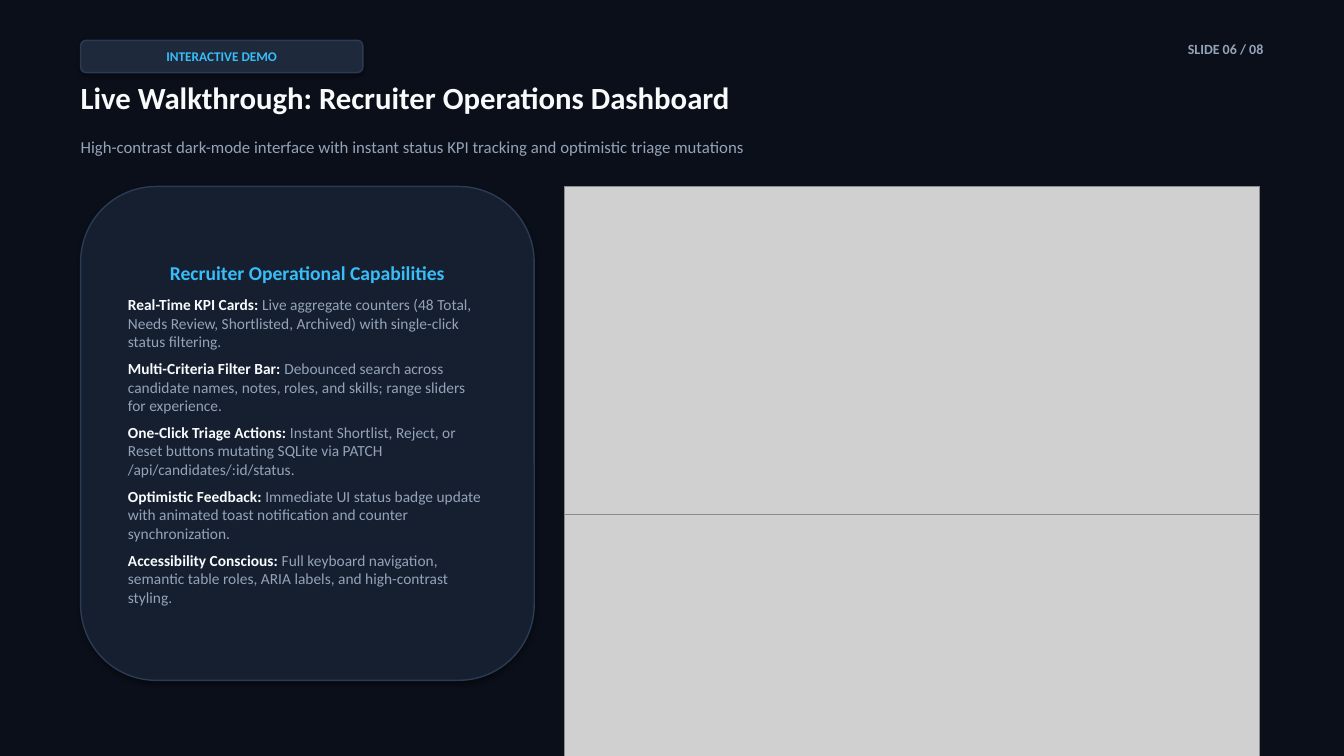
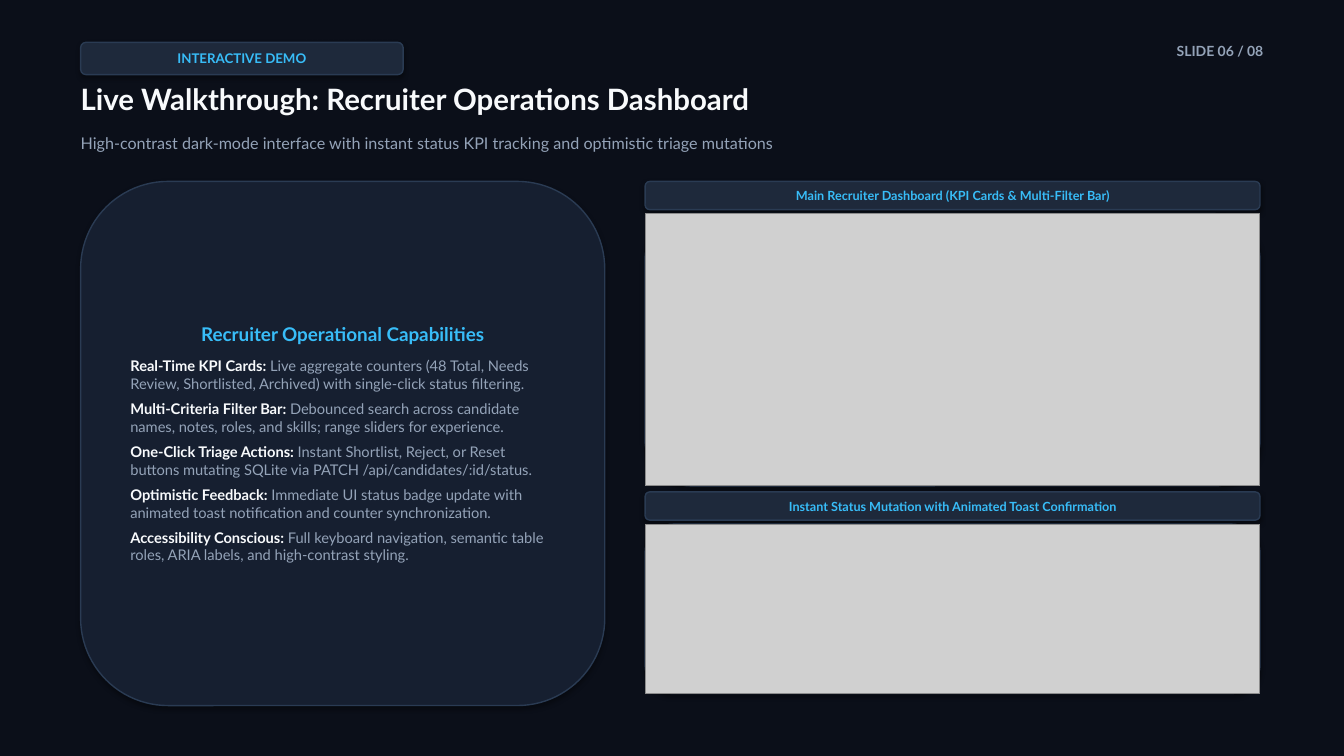
Before and after one commit to Gowtham20065/gccx-candidate-triage, a slide deck: slide 6 of docs/gccx-candidate-triage-presentation.pptx. Drawn at 1344x756 pixels with LibreOffice and Linux fonts; fonts in the diff are those of the drawing; grey boxes stand for pictures. Boxes give left, top, right and bottom in pixels: in the first picture for what was removed or moved away, otherwise in the second. Text is boxed around its words. In the diff, an @@ line names an element or a change of style, - is before the commit and + after.

Commit message:
fix(docs): format and structure PowerPoint presentation geometry and typography

```diff
--- a/docs/gccx-candidate-triage-presentation.pptx
+++ b/docs/gccx-candidate-triage-presentation.pptx
@@ rounded rectangle "INTERACTIVE DEMO": place and size @@
-rounded rectangle "INTERACTIVE DEMO" at [81, 40, 363, 73]
+rounded rectangle "INTERACTIVE DEMO" at [81, 42, 403, 75]
@@ rounded rectangle "INTERACTIVE DEMO" at [81, 42, 403, 75]: font Calibri to Lato @@
@@ text "SLIDE 06 / 08" at [1177, 46, 1263, 56]: font Calibri to Lato @@
@@ text "SLIDE 06 / 08": place and size @@
-text "SLIDE 06 / 08" at [1188, 44, 1263, 54]
+text "SLIDE 06 / 08" at [1177, 46, 1263, 56]
@@ text "Live Walkthrough: Recruiter Operations Dashboard" at [81, 88, 749, 115]: size 22 to 21 pt, font Calibri to Lato @@
@@ text "High-contrast dark-mode interface with instant ..." at [81, 137, 773, 152]: size 12 to 11.5 pt, font Calibri to Lato @@
@@ rounded rectangle "Recruiter Operational Capabilities": place and size @@
-rounded rectangle "Recruiter Operational Capabilities" at [81, 187, 534, 681]
+rounded rectangle "Recruiter Operational Capabilities" at [81, 181, 605, 706]
@@ rounded rectangle "Recruiter Operational Capabilities" at [81, 181, 605, 706]: size 14 to 13.5 pt in "Recruiter Operational Capabilities"; font Calibri to Lato, size 11 to 10.5 pt @@
@@ rounded rectangle added at [645, 181, 1260, 210], fill #1E293B, outline #2A3B53 1 pt, 9 pt, text #38BDF8, bold @@
+Main Recruiter Dashboard (KPI Cards & Multi-Filter Bar)
@@ picture: place and size @@
-picture at [565, 187, 1260, 516]
+picture at [645, 214, 1260, 486]
@@ rounded rectangle added at [645, 214, 1260, 486], fill #0F172A, outline #2A3B53 1 pt @@
@@ rounded rectangle added at [645, 492, 1260, 520], fill #1E293B, outline #2A3B53 1 pt, 9 pt, text #38BDF8, bold @@
+Instant Status Mutation with Animated Toast Confirmation
@@ picture: place and size @@
-picture at [565, 514, 1260, 756]
+picture at [645, 524, 1260, 694]
@@ rounded rectangle added at [645, 524, 1260, 694], fill #0F172A, outline #2A3B53 1 pt @@
```
Also in this commit, not shown: 7 other slides changed, 1 other file.
